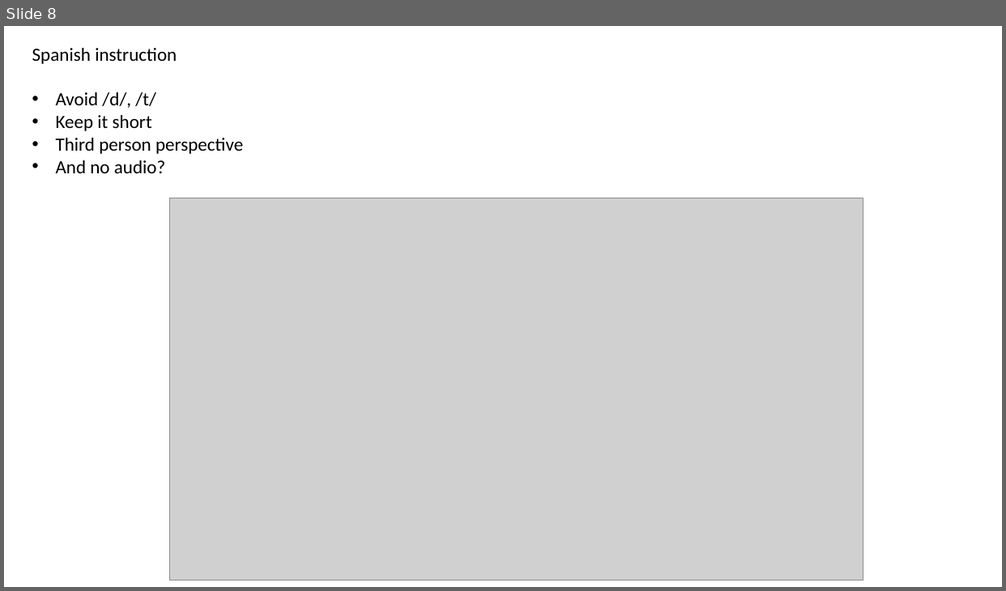
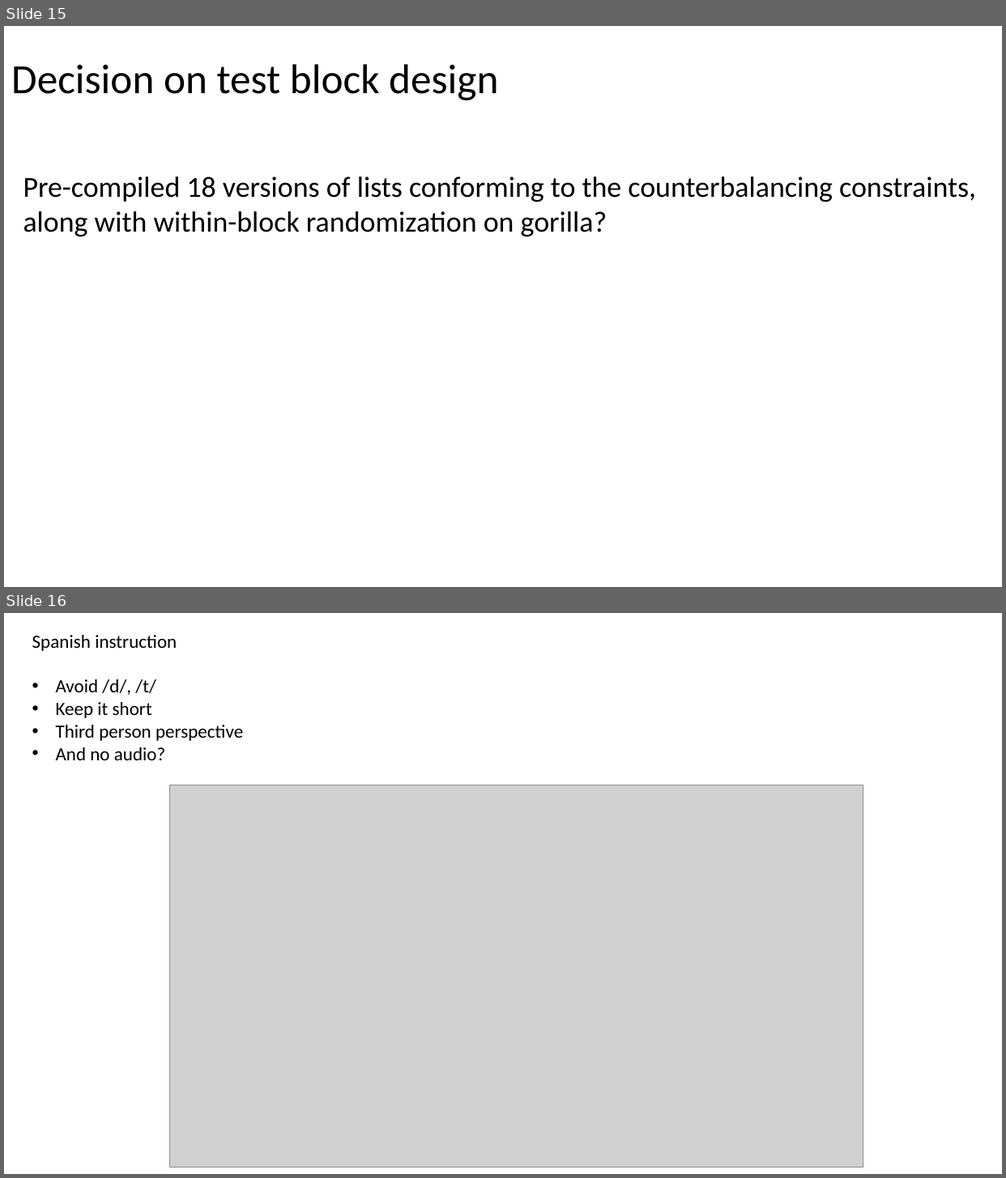
Before and after one commit to NanWang0221/Spanish-DL, a slide deck: progress-updates/20260609 updates.pptx. Shown one above the other, each under a label of ours: slide 8 before the commit, slides 15 and 16 after it. The pictures are 1006x591 and 1006x1178 pixels, drawn with LibreOffice and Linux fonts; fonts in the diff are those of the drawing; grey boxes stand for pictures. Boxes give left, top, right and bottom in pixels: in the first picture for what was removed or moved away, otherwise in the second. Text is boxed around its words. In the diff, an @@ line names an element or a change of style, - is before the commit and + after.

Commit message:
test block lists script update slides update

```diff
--- a/progress-updates/20260609 updates.pptx
+++ b/progress-updates/20260609 updates.pptx
@@ slide 15 added at <box>4,26,1002,587</box>, background #FFFFFF @@
@@ title added at <box>11,64,498,101</box>, 40 pt, text #000000 @@
+Decision on test block design
@@ text added at <box>23,177,976,237</box>, 28 pt, text #000000 @@
+Pre-compiled 18 versions of lists conforming to the counterbalancing constraints, along with within-block randomization on gorilla?
@@ what was slide 8 is now slide 16 @@
```
Also in this commit, not shown: 7 other slides added, 21 other files.
